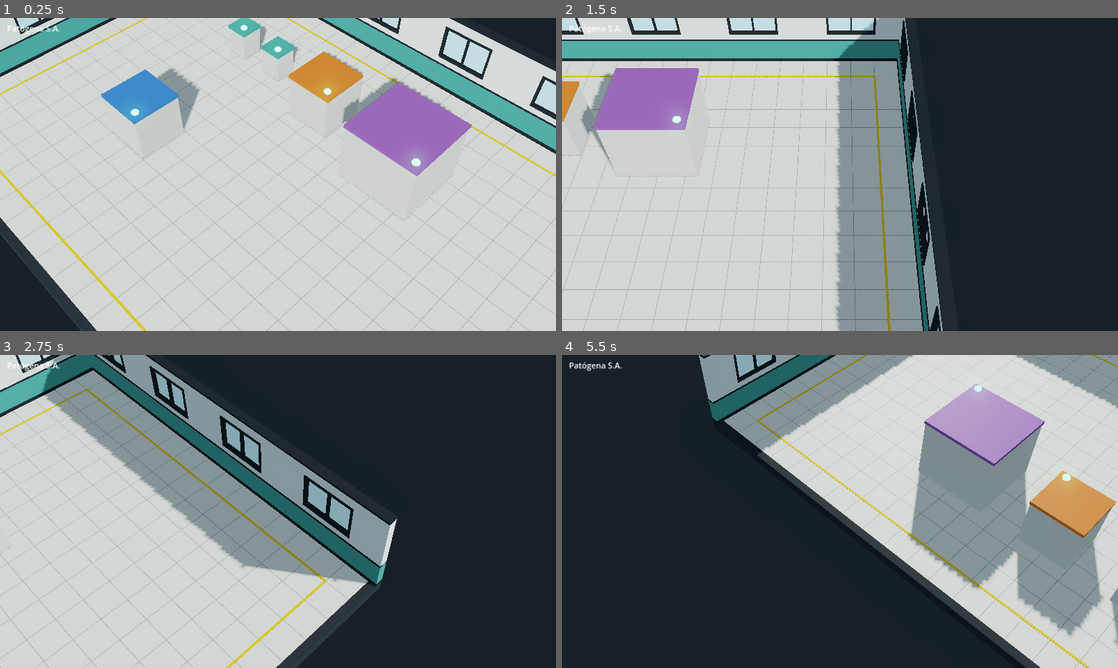
Above: before the commit, frames 1-4 (two rows, left to right).
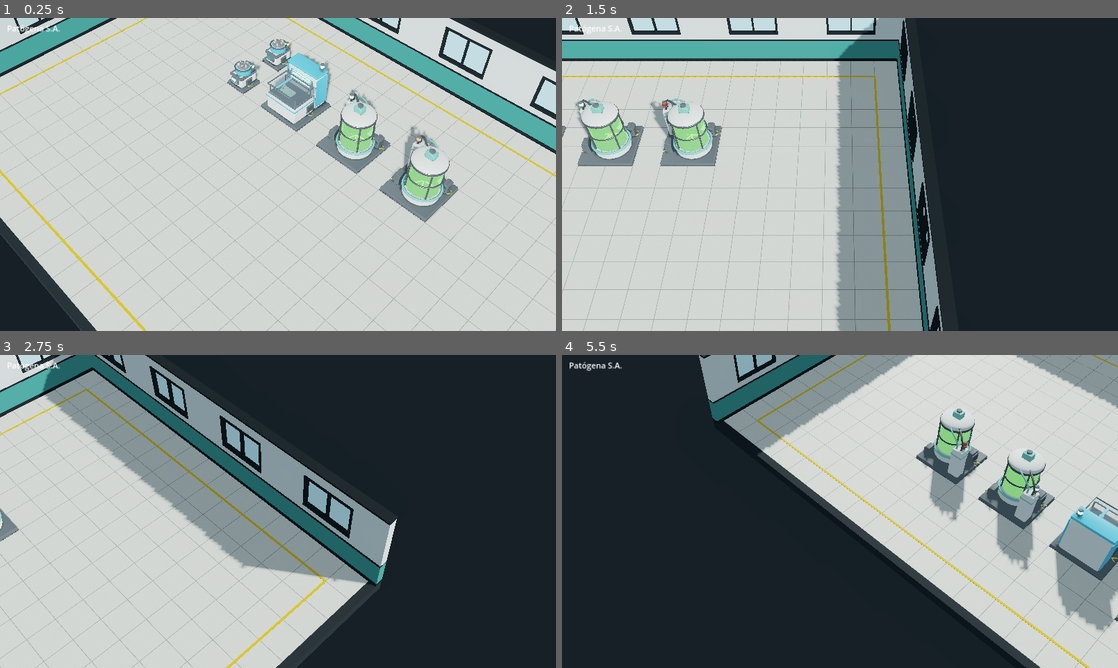
Above: after the commit, the same moments.

Repository: kutedo2001/Patogena
Game: Godot game, scene res://escenas/principal.tscn
The game is run twice, just before and just after one commit, with the same random seed, the same clock (stepped at 60 frames per second) and the same inputs.
Inputs (mouse positions are in pixels of both pictures, inside the frame that each line leads up to):
- Up to frame 1 (0.25 s): no input
- Up to frame 2 (1.5 s): tap Enter at 0.5 s; move the mouse to (962, 158) at 0.52 s; hold Right (ui_right) 0.53-1.25 s; tap Q at 0.6 s; click (962, 158) at 0.67 s; drag from (728, 190) to (812, 237) at 1.27 s
- Up to frame 3 (2.75 s): tap Space at 2 s; move the mouse to (333, 442) at 2.02 s; hold Right (ui_right) from 2.03 s (still down); tap Q at 2.1 s
- Up to frame 4 (5.5 s): release Right (ui_right) at 2.75 s; drag from (812, 574) to (673, 464) at 2.77 s; tap Enter at 3.5 s; move the mouse to (1006, 558) at 3.52 s; hold Left (ui_left) 3.53-4.25 s; tap Q at 3.6, 5.1 s; drag from (673, 464) to (756, 433) at 4.27 s; tap Space at 5 s; move the mouse to (867, 511) at 5.02 s; hold Down (ui_down) from 5.03 s (still down); click (867, 511) at 5.17 s

The runs differ from the first frame. In frame 1, 11% of the frame differs, in the area x 18-85%, y 0-66%; in frame 2, 6.1%; in frame 3, 0.2%; in frame 4, 15%, in the area x 62-100%, y 9-94%.

Commit message:
arte: lote 1 de máquinas por script de Blender con animación y baliza de estado (P3.4)
Co-Authored-By: Claude Opus 5.5 <noreply@anthropic.com>
Claude-Session: https://claude.ai/code/session_01FTH4Ncez4QxregiZRWV3gW

Diff:
--- a/scripts/camara.gd
+++ b/scripts/camara.gd
@@ -26,6 +26,9 @@
 	for a in OS.get_cmdline_user_args():  # para capturas automáticas
 		if a.begins_with("--giro="):
 			giro = float(a.trim_prefix("--giro=")); _giro_obj = giro
+		elif a.begins_with("--centro="):
+			var c := a.trim_prefix("--centro=").split(",")
+			position = Vector3(float(c[0]), 0, float(c[1]))
 		elif a.begins_with("--dist="):
 			distancia = float(a.trim_prefix("--dist=")); _dist_obj = distancia
 	_aplicar()
--- a/scripts/captura.gd
+++ b/scripts/captura.gd
@@ -4,11 +4,15 @@
 
 var _ruta := ""
 var _esperar := 30
+var _secuencia := 0   # nº de fotogramas a guardar (ruta_000.png...) para hacer GIF
+var _hechos := 0
 
 func _ready() -> void:
 	for a in OS.get_cmdline_user_args():
 		if a.begins_with("--captura="):
 			_ruta = a.trim_prefix("--captura=")
+		elif a.begins_with("--secuencia="):
+			_secuencia = int(a.trim_prefix("--secuencia="))
 		elif a.begins_with("--esperar="):
 			_esperar = int(a.trim_prefix("--esperar="))
 	set_process(_ruta != "")
@@ -18,6 +22,14 @@
 	if _esperar > 0:
 		return
 	var img := get_viewport().get_texture().get_image()
+	if _secuencia > 0:
+		img.save_png(_ruta.get_basename() + "_%03d.png" % _hechos)
+		_hechos += 1
+		_esperar = 2
+		if _hechos < _secuencia:
+			return
+		get_tree().quit(0)
+		return
 	var err := img.save_png(_ruta)
 	print("captura: ", _ruta, " (", img.get_width(), "x", img.get_height(), ") err=", err)
 	get_tree().quit(0 if err == OK else 1)
--- /dev/null
+++ b/scripts/maquina.gd
@@ -0,0 +1,93 @@
+class_name Maquina
+extends Node3D
+## Máquina colocada en el laboratorio. Carga su modelo (glTF hecho por script de
+## Blender) y anima las piezas con nombre fijo según el estado:
+## rotor y agitador giran, cabezal va y viene, líquido burbujea, pantalla parpadea,
+## baliza cambia de color (verde trabaja, ámbar falta material, rojo avería).
+
+enum Estado { APAGADA, TRABAJANDO, SIN_MATERIAL, AVERIA }
+
+const COLOR_BALIZA := {
+	Estado.APAGADA: Color(0.25, 0.27, 0.28),
+	Estado.TRABAJANDO: Color(0.3, 1.0, 0.45),
+	Estado.SIN_MATERIAL: Color(1.0, 0.7, 0.1),
+	Estado.AVERIA: Color(1.0, 0.18, 0.12),
+}
+
+@export var modelo: PackedScene
+@export var estado: Estado = Estado.TRABAJANDO:
+	set(v):
+		estado = v
+		_t_estado = 0.0
+
+var _rotor: Node3D
+var _agitador: Node3D
+var _cabezal: Node3D
+var _liquido: Node3D
+var _mat_baliza: StandardMaterial3D
+var _mat_pantalla: StandardMaterial3D
+var _cabezal_x0 := 0.0
+var _liq_y0 := 0.0
+var _vel_giro := 0.0      # 0..1, arranca y frena con inercia
+var _t := 0.0
+var _t_estado := 0.0
+
+func _ready() -> void:
+	if modelo:
+		add_child(modelo.instantiate())
+	_rotor = _buscar("rotor")
+	_agitador = _buscar("agitador")
+	_cabezal = _buscar("cabezal")
+	_liquido = _buscar("liquido")
+	if _cabezal:
+		_cabezal_x0 = _cabezal.position.x
+	if _liquido:
+		_liq_y0 = _liquido.scale.y
+	_mat_baliza = _material_propio(_buscar("baliza"))
+	_mat_pantalla = _material_propio(_buscar("pantalla"))
+	_t = randf() * 10.0
+
+func _buscar(nombre: String) -> Node3D:
+	var r := find_child(nombre, true, false)
+	return r as Node3D
+
+func _material_propio(n: Node3D) -> StandardMaterial3D:
+	var mi := n as MeshInstance3D
+	if mi == null or mi.mesh == null:
+		return null
+	var m := mi.get_active_material(0)
+	if not (m is StandardMaterial3D):
+		return null
+	var copia: StandardMaterial3D = m.duplicate()
+	mi.material_override = copia
+	return copia
+
+func _process(dt: float) -> void:
+	_t += dt
+	_t_estado += dt
+	var trabaja := estado == Estado.TRABAJANDO
+	_vel_giro = move_toward(_vel_giro, 1.0 if trabaja else 0.0, dt * (0.8 if trabaja else 0.5))
+	if _rotor:
+		_rotor.rotate_y(_vel_giro * TAU * 6.0 * dt)
+	if _agitador:
+		_agitador.rotate_y(_vel_giro * TAU * 0.8 * dt)
+	if _cabezal:
+		var objetivo := _cabezal_x0 + sin(_t * 1.7) * 0.5 if trabaja else _cabezal.position.x
+		_cabezal.position.x = lerpf(_cabezal.position.x, objetivo, 1.0 - exp(-8.0 * dt))
+	if _liquido:
+		_liquido.scale.y = _liq_y0 * (1.0 + sin(_t * 3.1) * 0.015 * _vel_giro)
+	if _mat_pantalla:
+		_mat_pantalla.emission_energy_multiplier = (1.4 + sin(_t * 9.0) * 0.25) if trabaja else 0.15
+	if _mat_baliza:
+		var c: Color = COLOR_BALIZA[estado]
+		var brillo := 4.0
+		match estado:
+			Estado.SIN_MATERIAL:
+				brillo = 1.5 + 2.5 * (0.5 + 0.5 * sin(_t_estado * 4.0))
+			Estado.AVERIA:
+				brillo = 4.5 if fmod(_t_estado, 0.5) < 0.25 else 0.4
+			Estado.APAGADA:
+				brillo = 0.0
+		_mat_baliza.albedo_color = c
+		_mat_baliza.emission = c
+		_mat_baliza.emission_energy_multiplier = brillo
--- a/scripts/principal.gd
+++ b/scripts/principal.gd
@@ -6,59 +6,26 @@
 @onready var sala: Node3D = $Sala
 @onready var camara: Node3D = $RigCamara
 
-const ESCALAS := [
-	# [posición casilla, tamaño en casillas (x, alto, z), acento de familia]
-	[Vector2(-6, -4), Vector3(1, 1.2, 1), Color(0.29, 0.58, 0.54)],
-	[Vector2(-4, -4), Vector3(1, 1.2, 1), Color(0.29, 0.58, 0.54)],
-	[Vector2(-1, -3.5), Vector3(2, 1.8, 2), Color(0.85, 0.45, 0.2)],
-	[Vector2(3, -3), Vector3(3, 2.4, 3), Color(0.55, 0.35, 0.65)],
-	[Vector2(-5, 2), Vector3(2, 1.8, 2), Color(0.25, 0.45, 0.75)],
+const MAQUINAS := [
+	# [modelo, centro en metros (x, z), giro en grados, estado]
+	["res://assets/modelos/maquinas/centrifuga.glb", Vector2(-4.5, -2.5), 0.0, Maquina.Estado.TRABAJANDO],
+	["res://assets/modelos/maquinas/centrifuga.glb", Vector2(-4.5, -4.5), 0.0, Maquina.Estado.SIN_MATERIAL],
+	["res://assets/modelos/maquinas/secuenciador.glb", Vector2(-2.0, -3.0), 0.0, Maquina.Estado.TRABAJANDO],
+	["res://assets/modelos/maquinas/biorreactor.glb", Vector2(1.0, -3.0), 0.0, Maquina.Estado.TRABAJANDO],
+	["res://assets/modelos/maquinas/biorreactor.glb", Vector2(4.0, -3.0), 0.0, Maquina.Estado.AVERIA],
 ]
 
 func _ready() -> void:
 	titulo.text = tr("JUEGO_TITULO")
 	_igualar_renderizadores()
 	sala.camara = camara
-	for e in ESCALAS:
-		_volumen(e[0], e[1], e[2])
-
-func _volumen(casilla: Vector2, t: Vector3, acento: Color) -> void:
-	var raiz := Node3D.new()
-	raiz.position = Vector3(casilla.x, 0, casilla.y)
-	add_child(raiz)
-	var cuerpo := MeshInstance3D.new()
-	var bm := BoxMesh.new()
-	bm.size = Vector3(t.x - 0.1, t.y, t.z - 0.1)
-	cuerpo.mesh = bm
-	var m := StandardMaterial3D.new()
-	m.albedo_color = Color(0.82, 0.8, 0.76)
-	m.roughness = 0.6
-	cuerpo.material_override = m
-	cuerpo.position.y = t.y / 2.0
-	raiz.add_child(cuerpo)
-	var tapa := MeshInstance3D.new()
-	var tb := BoxMesh.new()
-	tb.size = Vector3(t.x - 0.04, 0.12, t.z - 0.04)
-	tapa.mesh = tb
-	var ma := StandardMaterial3D.new()
-	ma.albedo_color = acento
-	ma.roughness = 0.5
-	tapa.material_override = ma
-	tapa.position.y = t.y + 0.06
-	raiz.add_child(tapa)
-	var baliza := MeshInstance3D.new()
-	var sm := SphereMesh.new()
-	sm.radius = 0.14
-	sm.height = 0.2
-	baliza.mesh = sm
-	var mb := StandardMaterial3D.new()
-	mb.albedo_color = Color(0.3, 1.0, 0.45)
-	mb.emission_enabled = true
-	mb.emission = Color(0.3, 1.0, 0.45)
-	mb.emission_energy_multiplier = 3.0
-	baliza.material_override = mb
-	baliza.position = Vector3(t.x / 2.0 - 0.3, t.y + 0.2, t.z / 2.0 - 0.3)
-	raiz.add_child(baliza)
+	for e in MAQUINAS:
+		var m := Maquina.new()
+		m.modelo = load(e[0])
+		m.position = Vector3(e[1].x, 0, e[1].y)
+		m.rotation_degrees.y = e[2]
+		m.estado = e[3]
+		add_child(m)
 
 ## Compatibility (web/móvil) en Godot 4.3 no pasa a lineal el color de fondo ni
 ## el ambiente y no tiene SSAO: se compensa para que se vea como en PC (B1).
Binary file added: assets/modelos/maquinas/biorreactor.glb
Not shown, added: assets/modelos/maquinas/biorreactor.glb.import
Binary file added: assets/modelos/maquinas/centrifuga.glb
Not shown, added: assets/modelos/maquinas/centrifuga.glb.import
Binary file added: assets/modelos/maquinas/secuenciador.glb
Not shown, added: assets/modelos/maquinas/secuenciador.glb.import
Binary file added: docs/capturas/p34_animacion.gif
Binary file added: docs/capturas/p34_cerca.jpg
Binary file added: docs/capturas/p34_cmp.jpg
Binary file added: docs/capturas/p34_lamina.jpg
Binary file added: docs/capturas/p34_medio.jpg
Not shown, changed: docs/creditos.md
(and 2 more such lines)
